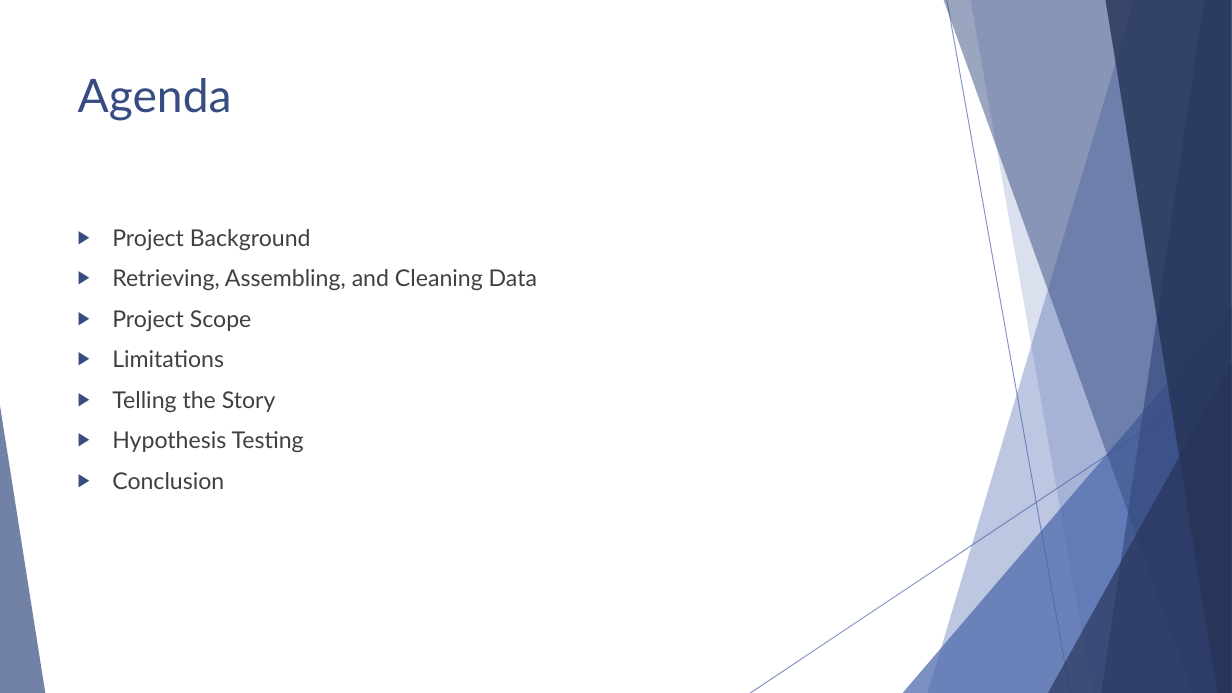
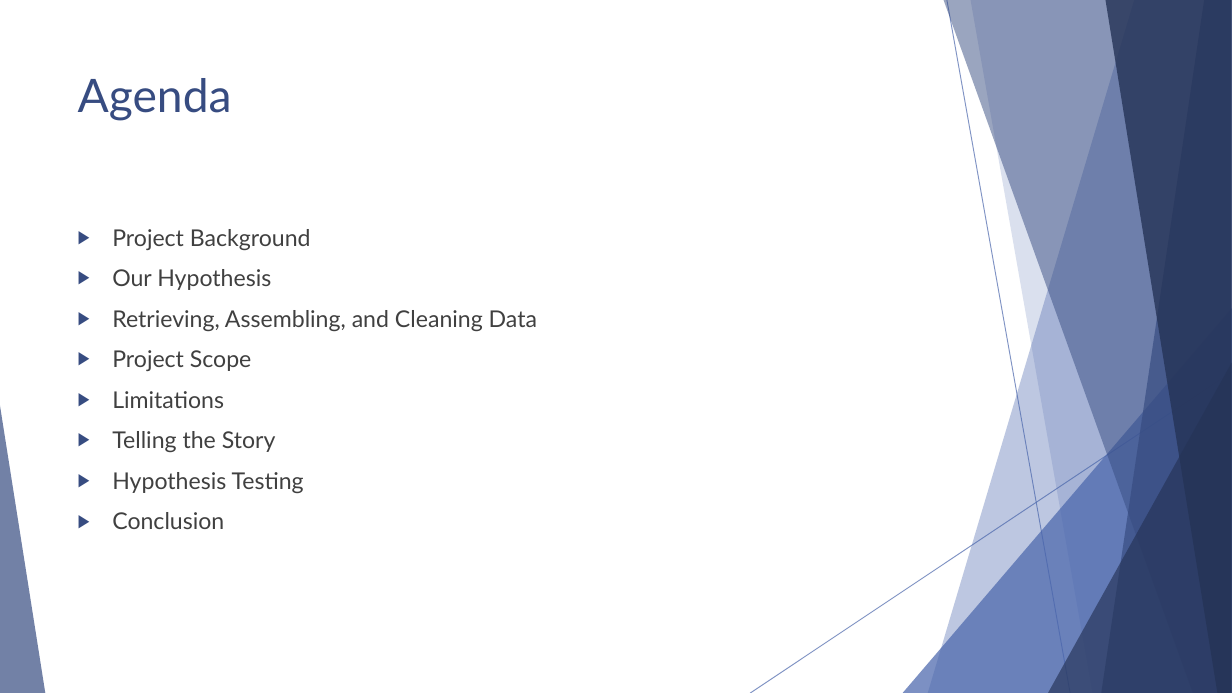
Before and after one commit to GVAlonzo/t4-project1, a slide deck: slide 2 of CLV_Incidents.pptx. Drawn at 1232x693 pixels with LibreOffice and Linux fonts; fonts in the diff are those of the drawing. Boxes give left, top, right and bottom in pixels: in the first picture for what was removed or moved away, otherwise in the second. Text is boxed around its words. In the diff, an @@ line names an element or a change of style, - is before the commit and + after.

```diff
--- a/CLV_Incidents.pptx
+++ b/CLV_Incidents.pptx
@@ text at (x1=112, y1=269, x2=271, y2=290): paragraph added @@
+▶ Our Hypothesis
```
Also in this commit, not shown: 4 other slides changed, 1 slide added.
